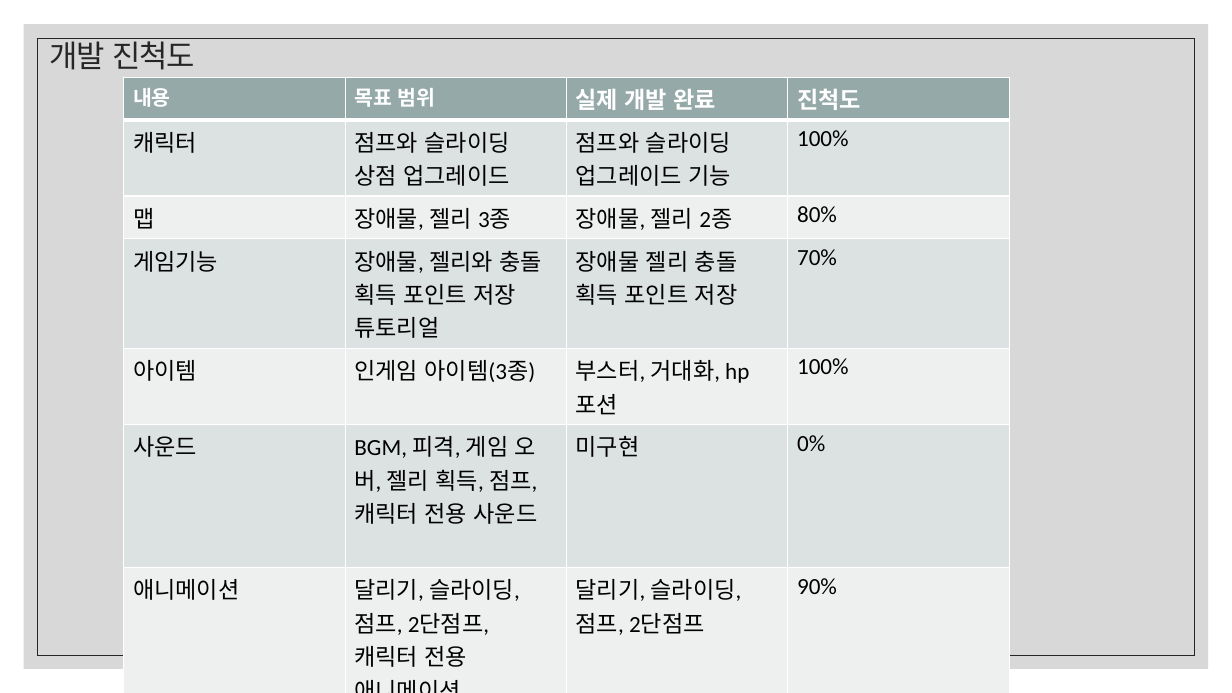
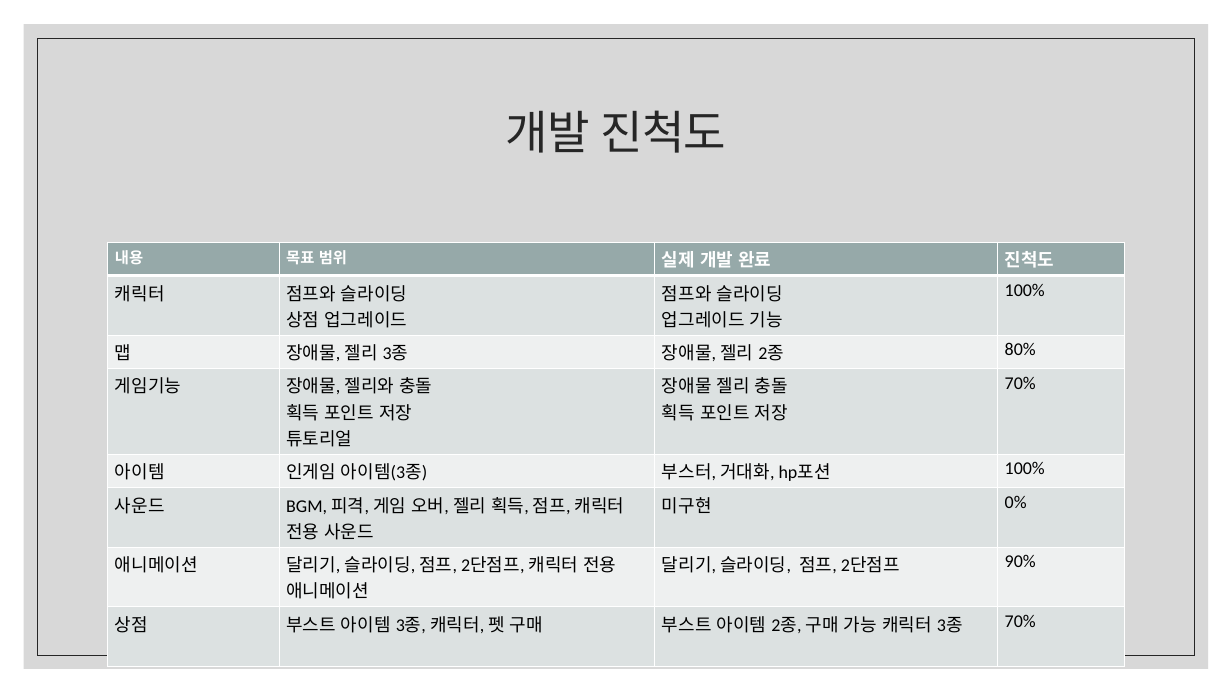
Before and after one commit to KMH8359/2019-2DGP, a slide deck: slide 2 of 2DGP 3차 발표.pptx. Drawn at 1232x693 pixels with LibreOffice and Linux fonts; fonts in the diff are those of the drawing. Boxes give left, top, right and bottom in pixels: in the first picture for what was removed or moved away, otherwise in the second. Text is boxed around its words. In the diff, an @@ line names an element or a change of style, - is before the commit and + after.

```diff
--- a/2DGP 3차 발표.pptx
+++ b/2DGP 3차 발표.pptx
@@ title "개발 진척도" moved from (x1=50, y1=38, x2=195, y2=70) to (x1=506, y1=110, x2=727, y2=153) @@
@@ title "개발 진척도" at (x1=506, y1=110, x2=727, y2=153): size 24 to 36 pt; alignment left to centre @@
@@ table at (x1=108, y1=242, x2=1125, y2=637) @@
@@ size 16 to 12 pt in "내용", "목표 범위" @@
@@ size 18 to 14 pt @@
@@ table resized from (x1=124, y1=77, x2=1011, y2=671) to (x1=108, y1=242, x2=1125, y2=637) @@
```
Also in this commit, not shown: 1 other slide changed.
